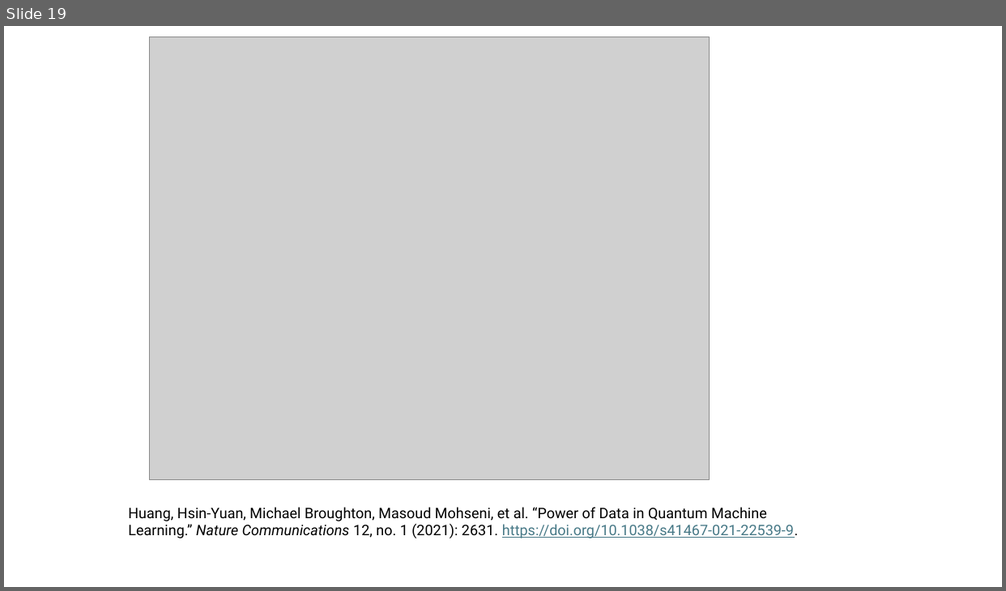
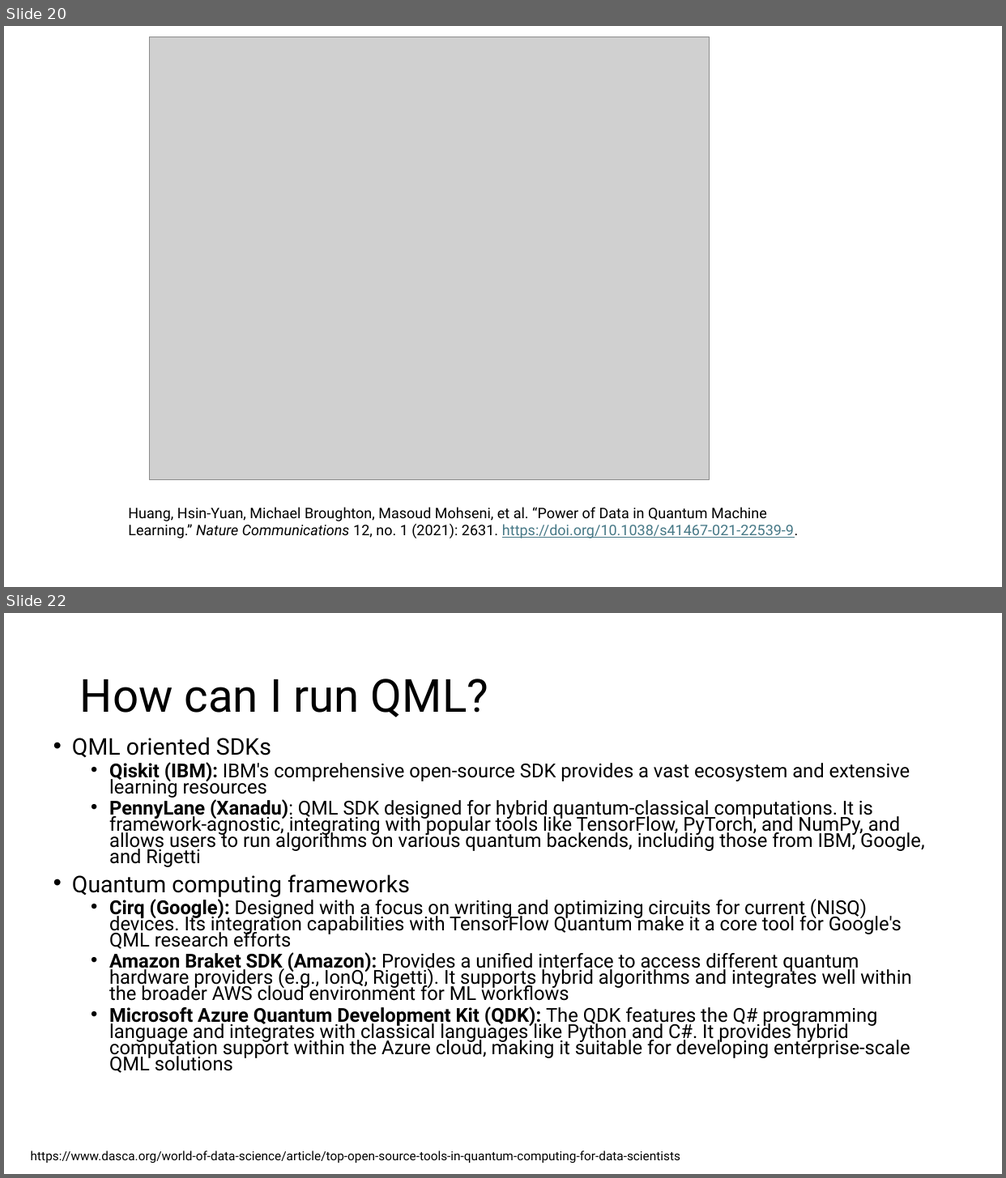
Before and after one commit to aebergl/Presentations, a slide deck: QuantumComputing.pptx. Shown one above the other, each under a label of ours: slide 19 before the commit, slides 20 and 22 after it; the slides between them are not shown. The pictures are 1006x591 and 1006x1178 pixels, drawn with LibreOffice and Linux fonts; fonts in the diff are those of the drawing; grey boxes stand for pictures. Boxes give left, top, right and bottom in pixels: in the first picture for what was removed or moved away, otherwise in the second. Text is boxed around its words. In the diff, an @@ line names an element or a change of style, - is before the commit and + after.

```diff
--- a/QuantumComputing.pptx
+++ b/QuantumComputing.pptx
@@ slide 22 added at (4, 613, 1002, 1174), background #FFFFFF @@
@@ title added at (80, 679, 488, 717), 44 pt, text #000000 @@
+How can I run QML?
@@ text added at (72, 737, 925, 1073), 18.5 pt, text #000000 @@
+• QML oriented SDKs
+  • Qiskit (IBM): IBM's comprehensive open-source SDK provides a vast ecosystem and extensive learning resources
+  • PennyLane (Xanadu): QML SDK designed for hybrid quantum-classical computations. It is framework-agnostic, integrating with popular tools like TensorFlow, PyTorch, and NumPy, and allows users to run algorithms on various quantum backends, including those from IBM, Google, and Rigetti
+• Quantum computing frameworks
+  • Cirq (Google): Designed with a focus on writing and optimizing circuits for current (NISQ) devices. Its integration capabilities with TensorFlow Quantum make it a core tool for Google's QML research efforts
+  • Amazon Braket SDK (Amazon): Provides a unified interface to access different quantum hardware providers (e.g., IonQ, Rigetti). It supports hybrid algorithms and integrates well within the broader AWS cloud environment for ML workflows
+  • Microsoft Azure Quantum Development Kit (QDK): The QDK features the Q# programming language and integrates with classical languages like Python and C#. It provides hybrid computation support within the Azure cloud, making it suitable for developing enterprise-scale QML solutions
@@ text added at (31, 1151, 680, 1164), 12 pt, text #000000 @@
+https://www.dasca.org/world-of-data-science/article/top-open-source-tools-in-quantum-computing-for-data-scientists
@@ what was slide 19 is now slide 20 @@
```
Also in this commit, not shown: 6 slides changed, 9 other slides added, 4 slides removed, 1 other file.
